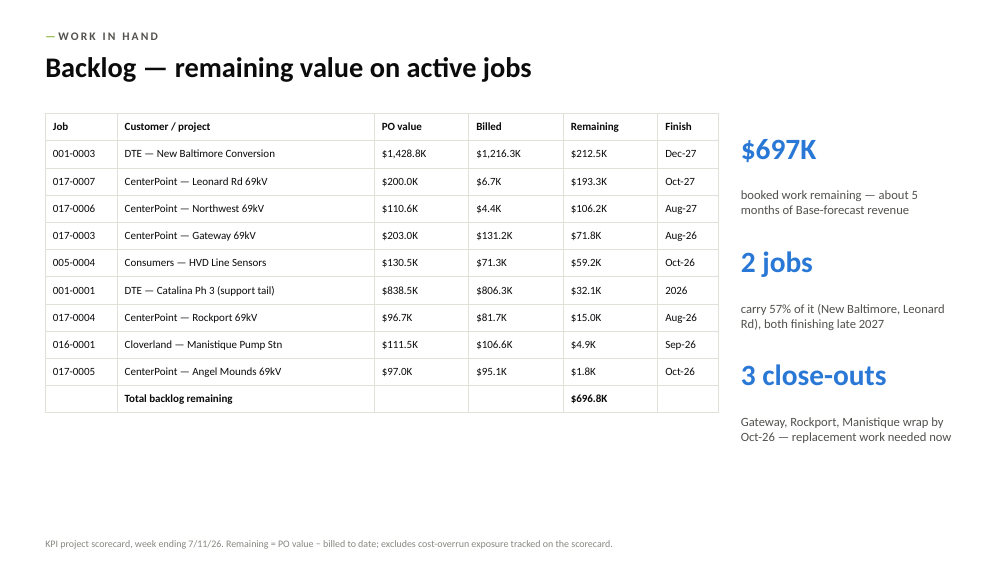
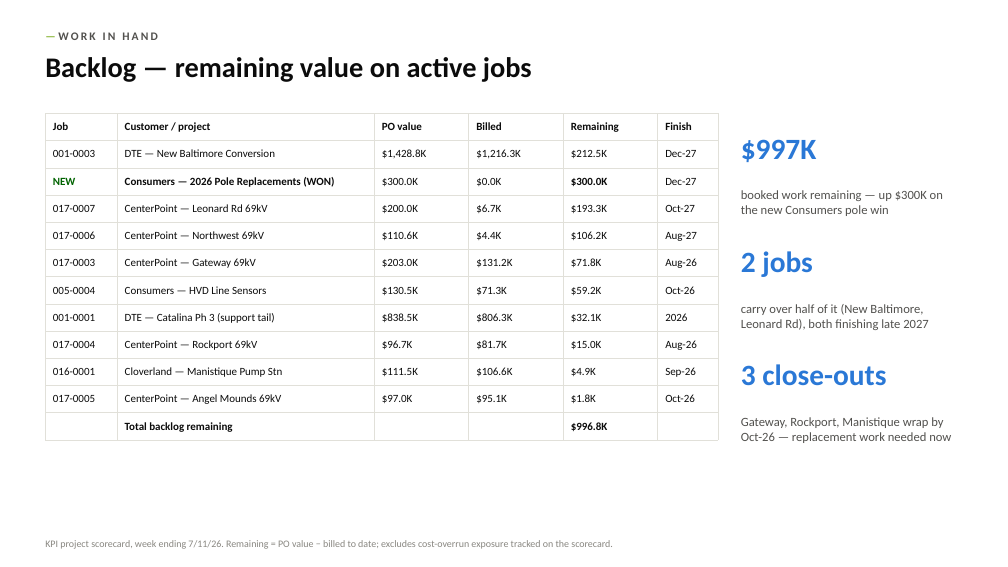
Before and after one commit to codlingjim-debug/CVR---Financial, a slide deck: slide 11 of reports/CVR_Deck_Jun2026.pptx. Drawn at 1008x567 pixels with LibreOffice and Linux fonts; fonts in the diff are those of the drawing. Boxes give left, top, right and bottom in pixels: in the first picture for what was removed or moved away, otherwise in the second. Text is boxed around its words. In the diff, an @@ line names an element or a change of style, - is before the commit and + after.

```diff
--- a/reports/CVR_Deck_Jun2026.pptx
+++ b/reports/CVR_Deck_Jun2026.pptx
@@ table at [45, 113, 718, 436] @@
+row 3: NEW | Consumers — 2026 Pole Replacements (WON) | $300.0K | $0.0K | $300.0K | Dec-27
-row 12, column 5: $696.8K
+row 12, column 5: $996.8K
@@ text at [741, 139, 817, 162]: text changed @@
-$697K
+$997K
@@ text at [741, 190, 943, 216]: text changed @@
-booked work remaining — about 5 months of Base-forecast revenue
+booked work remaining — up $300K on the new Consumers pole win
@@ text at [741, 304, 928, 330]: text changed @@
-carry 57% of it (New Baltimore, Leonard Rd), both finishing late 2027
+carry over half of it (New Baltimore, Leonard Rd), both finishing late 2027
```
Also in this commit, not shown: 5 other slides changed, 5 other files.
